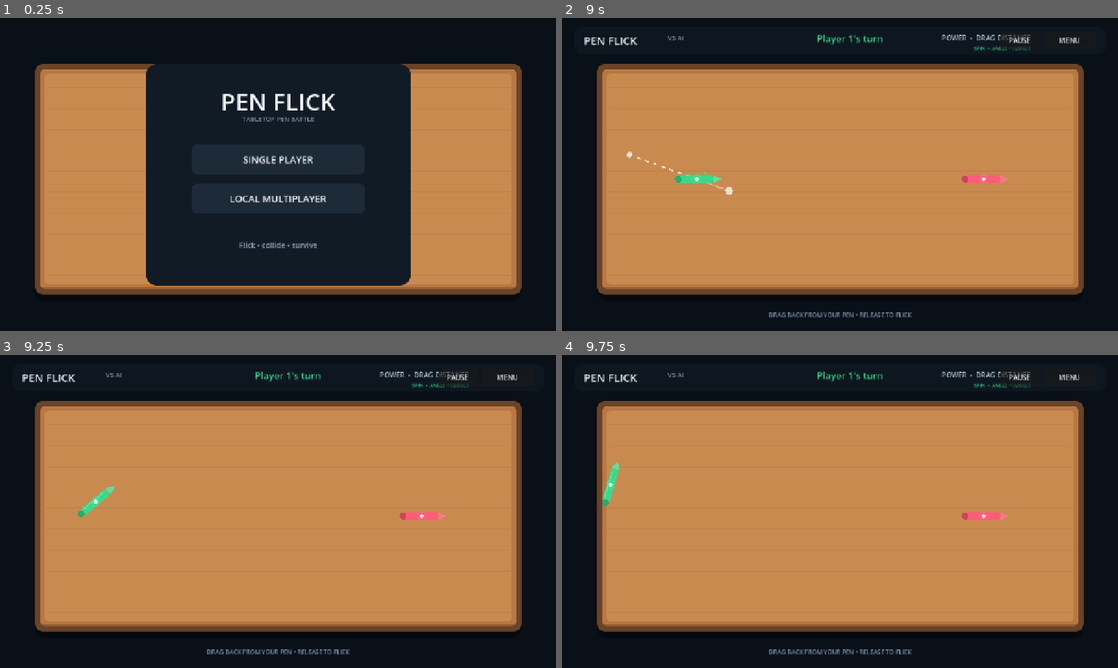
Above: before the commit, frames 1-4 (two rows, left to right).
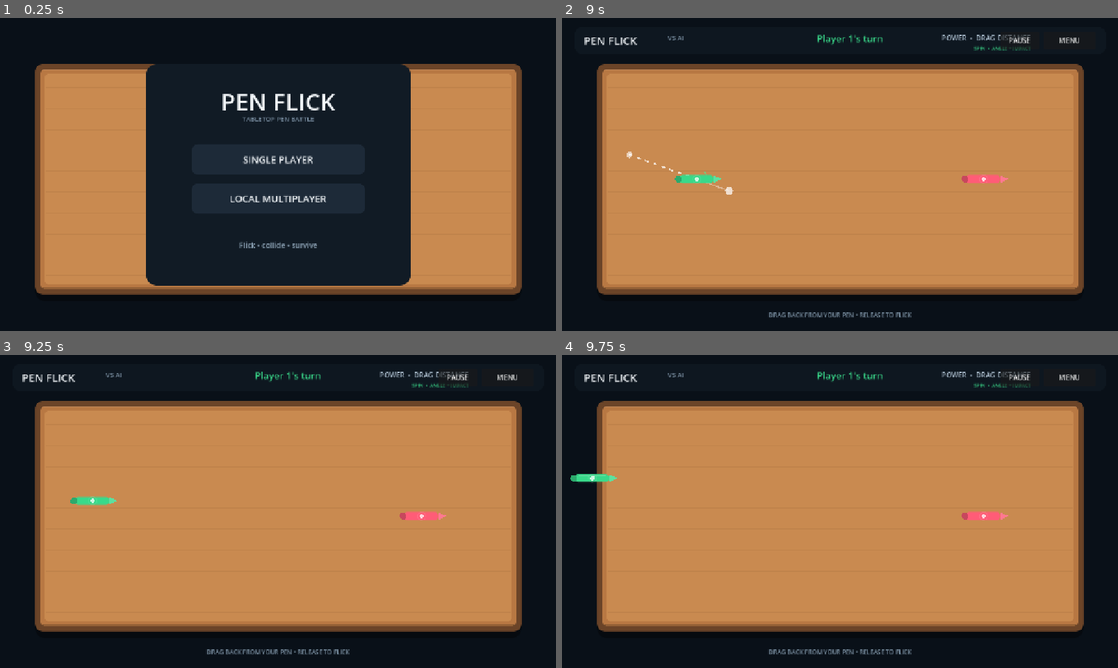
Above: after the commit, the same moments.

Repository: akash047jj-boop/PenFlick
Game: Godot game, scene res://main.tscn
Same seed, same stepped clock (60 frames per second), same inputs: the game is played once before the commit and once after it.
Inputs (mouse positions are in pixels of both pictures, inside the frame that each line leads up to):
- Up to frame 1 (0.25 s): no input
- Up to frame 2 (9 s): click "SINGLE PLAYER" at 0.5 s; click "MENU" at 1.25 s; click "SINGLE PLAYER" at 2 s; click "PAUSE" at 2.75 s; click "RESUME" at 3.5 s; tap Enter at 4.25, 5.75, 7.25 s; move the mouse to (812, 237) at 4.27 s; click (812, 237) at 4.42 s; tap Space at 5, 6.5, 8 s; drag from (1006, 221) to (812, 237) at 5.02 s; move the mouse to (673, 127) at 5.77 s; click (673, 127) at 5.92 s; drag from (867, 174) to (673, 127) at 6.52 s; move the mouse to (756, 96) at 7.27 s; click (756, 96) at 7.42 s; drag from (962, 158) to (756, 96) at 8.02 s; move the mouse to (728, 190) at 8.77 s; click (728, 190) at 8.92 s
- Up to frame 3 (9.25 s): no input
- Up to frame 4 (9.75 s): drag from (895, 442) to (728, 527) at 9.52 s

Frames 1-2 are identical in both runs. In frame 3, 0.3% of the frame differs, in the area x 12-21%, y 42-52%; in frame 4, 0.4%, in the area x 1-11%, y 34-49%.

Commit message:
Improve pen collision and support off-centre flicks

Diff:
--- a/scripts/pen.gd
+++ b/scripts/pen.gd
@@ -9,6 +9,7 @@
 var pen_width: float = 18.0
 var last_hit_strength: float = 0.0
 var total_hits: int = 0
+var flick_contact_offset: Vector2 = Vector2.ZERO
 
 func setup(id: int, pname: String, color: Color) -> void:
     player_id = id
@@ -16,8 +17,8 @@
     pen_color = color
     mass = 1.0
     gravity_scale = 0.0
-    linear_damp = 1.55
-    angular_damp = 1.65
+    linear_damp = 0.95
+    angular_damp = 1.15
     inertia = 0.62
     continuous_cd = RigidBody2D.CCD_MODE_CAST_SHAPE
     contact_monitor = true
@@ -26,8 +27,8 @@
     center_of_mass = Vector2(0.0, 0.0)
 
     var material := PhysicsMaterial.new()
-    material.friction = 0.58
-    material.bounce = 0.22
+    material.friction = 0.22
+    material.bounce = 0.42
     physics_material_override = material
 
     var shape_node := CollisionShape2D.new()
@@ -41,13 +42,16 @@
     body_entered.connect(_on_body_entered)
     queue_redraw()
 
-func launch(direction: Vector2, strength: float) -> void:
+func launch(direction: Vector2, strength: float, contact_offset: Vector2 = Vector2.ZERO) -> void:
     sleeping = false
-    var impulse := direction.normalized() * strength
-    apply_central_impulse(impulse)
-    # A tiny initial roll makes the pen feel physical without overpowering
-    # the collision-generated torque.
-    apply_torque_impulse(strength * 0.0018 * direction.angle())
+    flick_contact_offset = Vector2(
+        clampf(contact_offset.x, -pen_length * 0.42, pen_length * 0.42),
+        clampf(contact_offset.y, -pen_width * 0.35, pen_width * 0.35)
+    )
+    var impulse: Vector2 = direction.normalized() * strength
+    # Apply the flick at the player's chosen point on the pen. This creates
+    # realistic rotation when the hit is away from the centre.
+    apply_impulse(impulse, flick_contact_offset)
     queue_redraw()
 
 func _on_body_entered(body: Node) -> void:
@@ -58,6 +62,15 @@
     total_hits += 1
     var relative_velocity: Vector2 = linear_velocity - other.linear_velocity
     var impact_speed: float = relative_velocity.length()
+    # Give colliding pens a small separating impulse so they do not settle
+    # into each other and vibrate/stick under friction.
+    var separation: Vector2 = (global_position - other.global_position).normalized()
+    if separation.length() > 0.01:
+        var closing_speed: float = relative_velocity.dot(separation)
+        if closing_speed < 0.0:
+            apply_central_impulse(separation * (-closing_speed * 0.55 + 18.0))
+    linear_velocity = linear_velocity.limit_length(1450.0)
+    angular_velocity = clampf(angular_velocity, -12.0, 12.0)
     last_hit_strength = impact_speed
 
     # Off-centre impacts naturally create angular momentum. The visible
@@ -103,6 +116,8 @@
     if not eliminated:
         draw_circle(Vector2.ZERO, 5.0, Color(1,1,1,0.75))
         draw_circle(Vector2.ZERO, 9.0, Color(1,1,1,0.08), false, 2.0)
+        if flick_contact_offset.length() > 0.1:
+            draw_circle(flick_contact_offset, 4.0, Color(1,1,1,0.9))
 
 func _rounded_box(color: Color, radius: float) -> StyleBoxFlat:
     var box := StyleBoxFlat.new()
